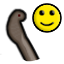
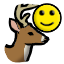
Layers edited between the first and the second 64 x 64 image:
added layer "Ungulate" above "Goat" over [4, 3, 50, 63]
hid "SnakeHiss" over [0, 8, 41, 62]
